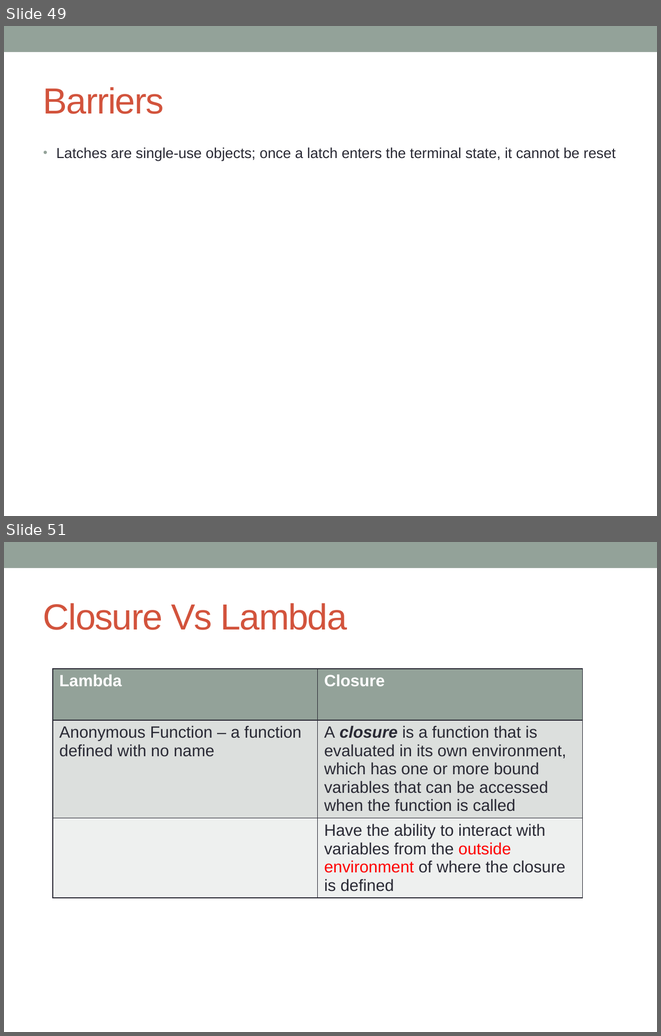
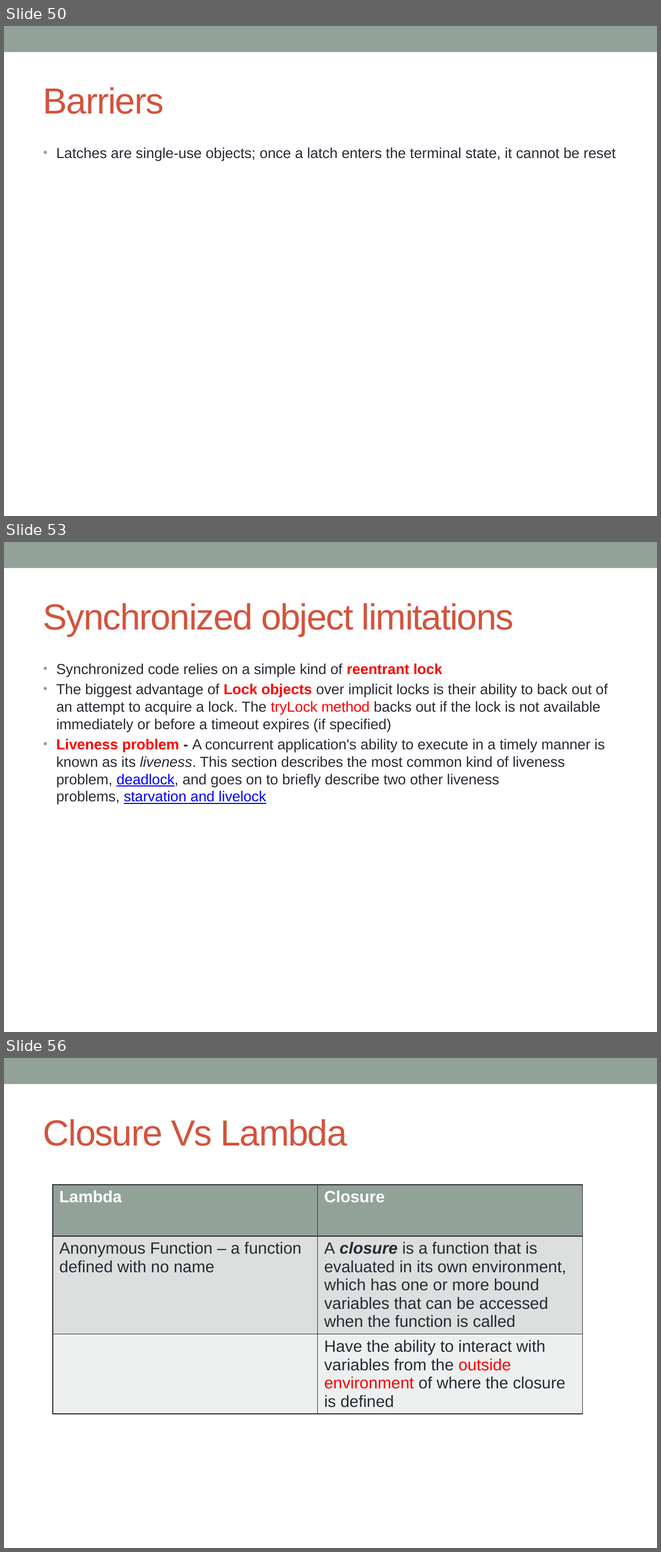
Before and after one commit to notionquest/ProjectDocumentation, a slide deck: MultiThreading.pptx. Shown one above the other, each under a label of ours: slides 49 and 51 before the commit, slides 50, 53 and 56 after it; the slides between them are not shown. The pictures are 661x1036 and 661x1552 pixels, drawn with LibreOffice and Linux fonts; fonts in the diff are those of the drawing. Boxes give left, top, right and bottom in pixels: in the first picture for what was removed or moved away, otherwise in the second. Text is boxed around its words. In the diff, an @@ line names an element or a change of style, - is before the commit and + after.

```diff
--- a/MultiThreading.pptx
+++ b/MultiThreading.pptx
@@ slide 53 added at [4,542,657,1032], background #FFFFFF; not listed: 1 template element that a slide beside it also shows @@
@@ title added at [43,603,514,636], 40 pt, text #D2533C @@
+Synchronized object limitations
@@ text added at [56,663,608,804], 16 pt, text #292934 @@
+• Synchronized code relies on a simple kind of reentrant lock
+• The biggest advantage of Lock objects over implicit locks is their ability to back out of an attempt to acquire a lock. The tryLock method backs out if the lock is not available immediately or before a timeout expires (if specified)
+• Liveness problem - A concurrent application's ability to execute in a timely manner is known as its liveness. This section describes the most common kind of liveness problem, deadlock, and goes on to briefly describe two other liveness problems, starvation and livelock
@@ what was slide 49 is now slide 50 @@
@@ what was slide 51 is now slide 56 @@
```
Also in this commit, not shown: 6 slides changed, 5 other slides added.
